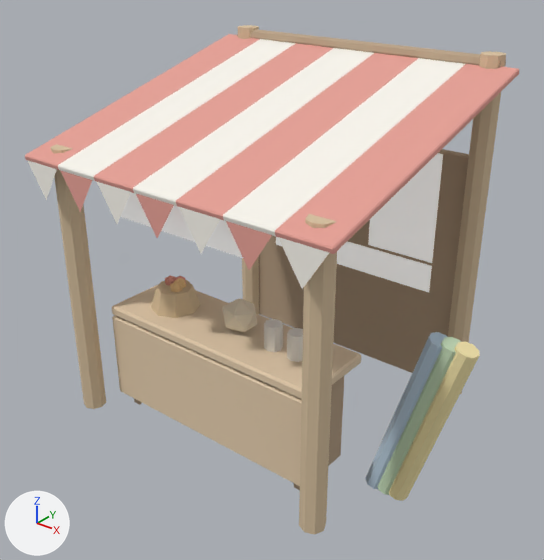
Two versions of the glTF model public/models/modules/echo_world_market_stall.glb, one commit apart.
One viewpoint serves both versions: a camera (50 mm lens) standing at (3.25, -4.11, 3.61) and looking at (0.14, -0.23, 1.2). The lights are fixed; the arrows at lower left show +X, +Y and +Z. The older version comes first. Where no turn or scale is listed for an object, it has been applied to the vertices.
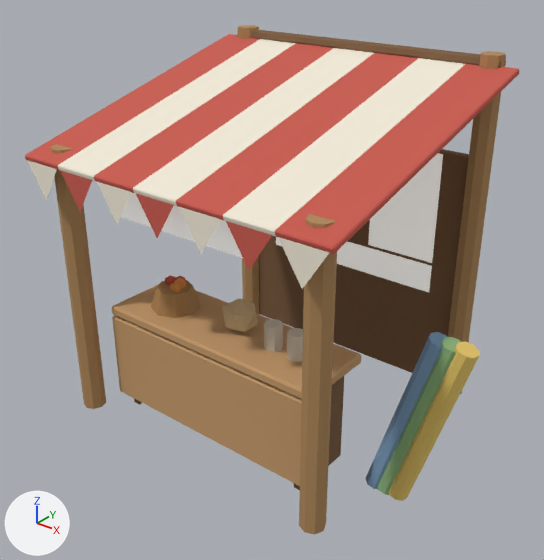
Changed parts and their boxes [x1, y1, x2, y2] in the pictures (544 x 560 px):
'MESH_BackWall', recoloured (beige to brown): [259, 149, 469, 373] in both
'MESH_CounterFront', recoloured (beige to orange): [112, 315, 302, 486] in both
'AWNING_Stripe_07', recoloured (pink to red): [275, 64, 519, 254] in both
'AWNING_Stripe_06', recoloured (white to pale yellow): [223, 58, 465, 237] in both
'AWNING_Stripe_05', recoloured (pink to red): [176, 53, 418, 221] in both
'STALL_Post_Front_R', recoloured (beige to brown): [299, 214, 337, 534] in both
'AWNING_Stripe_04', recoloured (white to pale yellow): [133, 48, 374, 206] in both
'MESH_CounterTop', recoloured (beige to orange): [112, 284, 361, 399] in both
'AWNING_Stripe_03', recoloured (pink to red): [94, 43, 333, 193] in both
'AWNING_Stripe_02', recoloured (white to pale yellow): [58, 39, 296, 181] in both
'STALL_Post_Back_R', recoloured (beige to brown): [448, 51, 506, 394] in both
'AWNING_Stripe_01', recoloured (pink to red): [25, 34, 260, 170] in both
'STALL_Post_Front_L', recoloured (beige to brown): [50, 144, 106, 409] in both
'PROP_Bolt_03', recoloured (beige to yellow): [389, 342, 480, 501] in both
'PROP_Bolt_01', recoloured (darker): [365, 332, 447, 489] in both
'STALL_Beam_Back', recoloured (beige to brown): [237, 29, 506, 68] in both
'PROP_Bolt_02', recoloured (darker): [378, 337, 461, 495] in both
'GOODS_Basket', recoloured (beige to brown): [151, 280, 200, 318] in both
'AWNING_Valance_07', recoloured (white to pale yellow): [278, 237, 329, 289] in both
'AWNING_Valance_06', recoloured (pink to red): [226, 221, 272, 270] in both
'MESH_CounterLeg_R', recoloured (beige to brown): [294, 376, 344, 490] in both
'STALL_Post_Back_L', recoloured: [238, 25, 259, 315] in both
'GOODS_Sack', recoloured (darker): [222, 298, 258, 332] in both
'AWNING_Valance_05', recoloured (white to pale yellow): [178, 206, 221, 253] in both
'AWNING_Valance_04', recoloured (pink to red): [136, 194, 174, 238] in both
'AWNING_Valance_03', recoloured (white to pale yellow): [96, 181, 131, 224] in both
'GOODS_Jar_1', recoloured: [264, 319, 283, 352] in both
'AWNING_Valance_02', recoloured (pink to red): [60, 170, 92, 212] in both
'AWNING_Valance_01', recoloured (white to pale yellow): [27, 160, 57, 199] in both
'GOODS_Jar_2', recoloured: [287, 328, 303, 362] in both
'GOODS_Fruit_2', recoloured: [170, 282, 182, 292] in both
'GOODS_Fruit_4', recoloured: [174, 278, 186, 288] in both
'MESH_CounterLeg_L', recoloured: [134, 399, 142, 405] in both

Diff of the bpy script that builds the scene:
```diff
--- a/public/models/modules/echo_world_market_stall.glb.py
+++ b/public/models/modules/echo_world_market_stall.glb.py
@@ mat_mat_stall_awningred @@
 mat_mat_stall_awningred = principled_material('MAT_Stall_AwningRed')
-mat_mat_stall_awningred.base_color = (0.788, 0.353, 0.302)  # pink #e6a095
+mat_mat_stall_awningred.base_color = (0.584, 0.102, 0.0742)  # red #c95a4d
 mat_mat_stall_awningred.roughness = 0.94
@@ mat_mat_stall_awningwhite @@
 mat_mat_stall_awningwhite = principled_material('MAT_Stall_AwningWhite')
-mat_mat_stall_awningwhite.base_color = (0.949, 0.918, 0.847)  # white #f9f6ed
+mat_mat_stall_awningwhite.base_color = (0.888, 0.823, 0.687)  # pale yellow #f2ead8
 mat_mat_stall_awningwhite.roughness = 0.96
@@ mat_mat_stall_basket @@
 mat_mat_stall_basket = principled_material('MAT_Stall_Basket')
-mat_mat_stall_basket.base_color = (0.659, 0.498, 0.306)  # beige #d4bb96
+mat_mat_stall_basket.base_color = (0.392, 0.212, 0.0762)  # brown #a87f4e
 mat_mat_stall_basket.roughness = 0.95
@@ mat_mat_stall_fruitorange @@
 mat_mat_stall_fruitorange = principled_material('MAT_Stall_FruitOrange')
-mat_mat_stall_fruitorange.base_color = (0.847, 0.541, 0.243)  # beige #edc287
+mat_mat_stall_fruitorange.base_color = (0.687, 0.254, 0.0482)  # orange #d88a3e
 mat_mat_stall_fruitorange.roughness = 0.85
@@ mat_mat_stall_jar @@
 mat_mat_stall_jar = principled_material('MAT_Stall_Jar')
-mat_mat_stall_jar.base_color = (0.812, 0.769, 0.698)  # white #e9e3da
+mat_mat_stall_jar.base_color = (0.624, 0.552, 0.445)  # pale yellow #cfc4b2
 mat_mat_stall_jar.roughness = 0.9
@@ mat_mat_stall_sack @@
 mat_mat_stall_sack = principled_material('MAT_Stall_Sack')
-mat_mat_stall_sack.base_color = (0.769, 0.663, 0.494)  # beige #e3d5bb
+mat_mat_stall_sack.base_color = (0.552, 0.397, 0.209)  # beige #c4a97e
 mat_mat_stall_sack.roughness = 0.98
@@ mat_mat_stall_wooddark @@
 mat_mat_stall_wooddark = principled_material('MAT_Stall_WoodDark')
-mat_mat_stall_wooddark.base_color = (0.478, 0.353, 0.235)  # beige #b8a085
+mat_mat_stall_wooddark.base_color = (0.195, 0.102, 0.0452)  # brown #7a5a3c
 mat_mat_stall_wooddark.roughness = 0.9
@@ mat_mat_stall_woodplank @@
 mat_mat_stall_woodplank = principled_material('MAT_Stall_WoodPlank')
-mat_mat_stall_woodplank.base_color = (0.769, 0.604, 0.416)  # beige #e3ccad
+mat_mat_stall_woodplank.base_color = (0.552, 0.323, 0.144)  # orange #c49a6a
 mat_mat_stall_woodplank.roughness = 0.92
@@ mat_mat_stall_boltblue @@
 mat_mat_stall_boltblue = principled_material('MAT_Stall_BoltBlue')
-mat_mat_stall_boltblue.base_color = (0.498, 0.639, 0.769)  # blue #bbd1e3
+mat_mat_stall_boltblue.base_color = (0.212, 0.366, 0.552)  # blue #7fa3c4
 mat_mat_stall_boltblue.roughness = 0.9
@@ mat_mat_stall_boltgreen @@
 mat_mat_stall_boltgreen = principled_material('MAT_Stall_BoltGreen')
-mat_mat_stall_boltgreen.base_color = (0.561, 0.722, 0.498)  # pale green #c5ddbb
+mat_mat_stall_boltgreen.base_color = (0.275, 0.479, 0.212)  # green #8fb87f
 mat_mat_stall_boltgreen.roughness = 0.9
@@ mat_mat_stall_boltyellow @@
 mat_mat_stall_boltyellow = principled_material('MAT_Stall_BoltYellow')
-mat_mat_stall_boltyellow.base_color = (0.91, 0.788, 0.416)  # beige #f5e6ad
+mat_mat_stall_boltyellow.base_color = (0.807, 0.584, 0.144)  # yellow #e8c96a
 mat_mat_stall_boltyellow.roughness = 0.9
@@ mat_mat_stall_woodlog @@
 mat_mat_stall_woodlog = principled_material('MAT_Stall_WoodLog')
-mat_mat_stall_woodlog.base_color = (0.69, 0.537, 0.353)  # beige #d8c2a0
+mat_mat_stall_woodlog.base_color = (0.434, 0.25, 0.102)  # brown #b0895a
 mat_mat_stall_woodlog.roughness = 0.9
```
